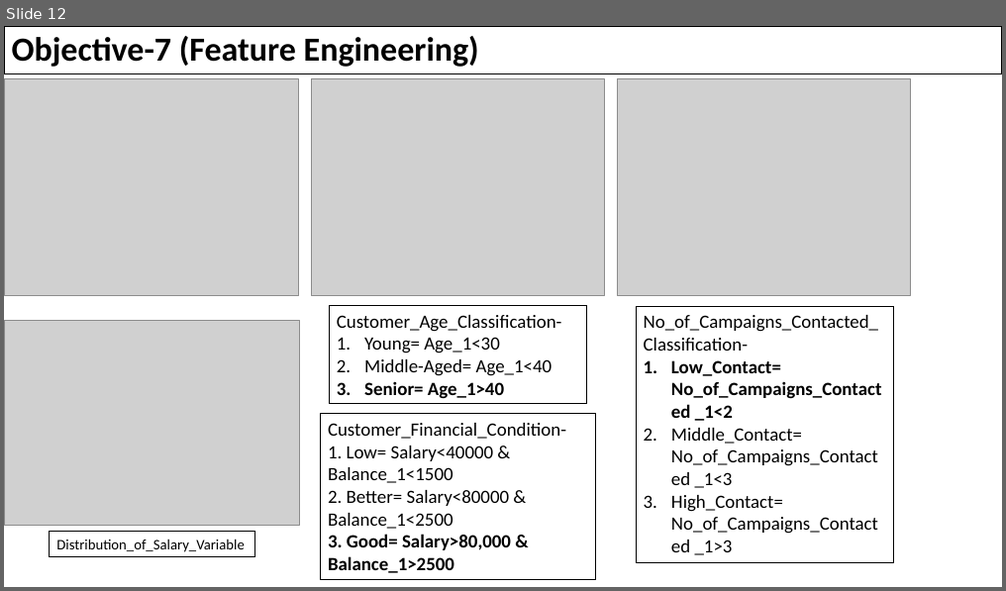
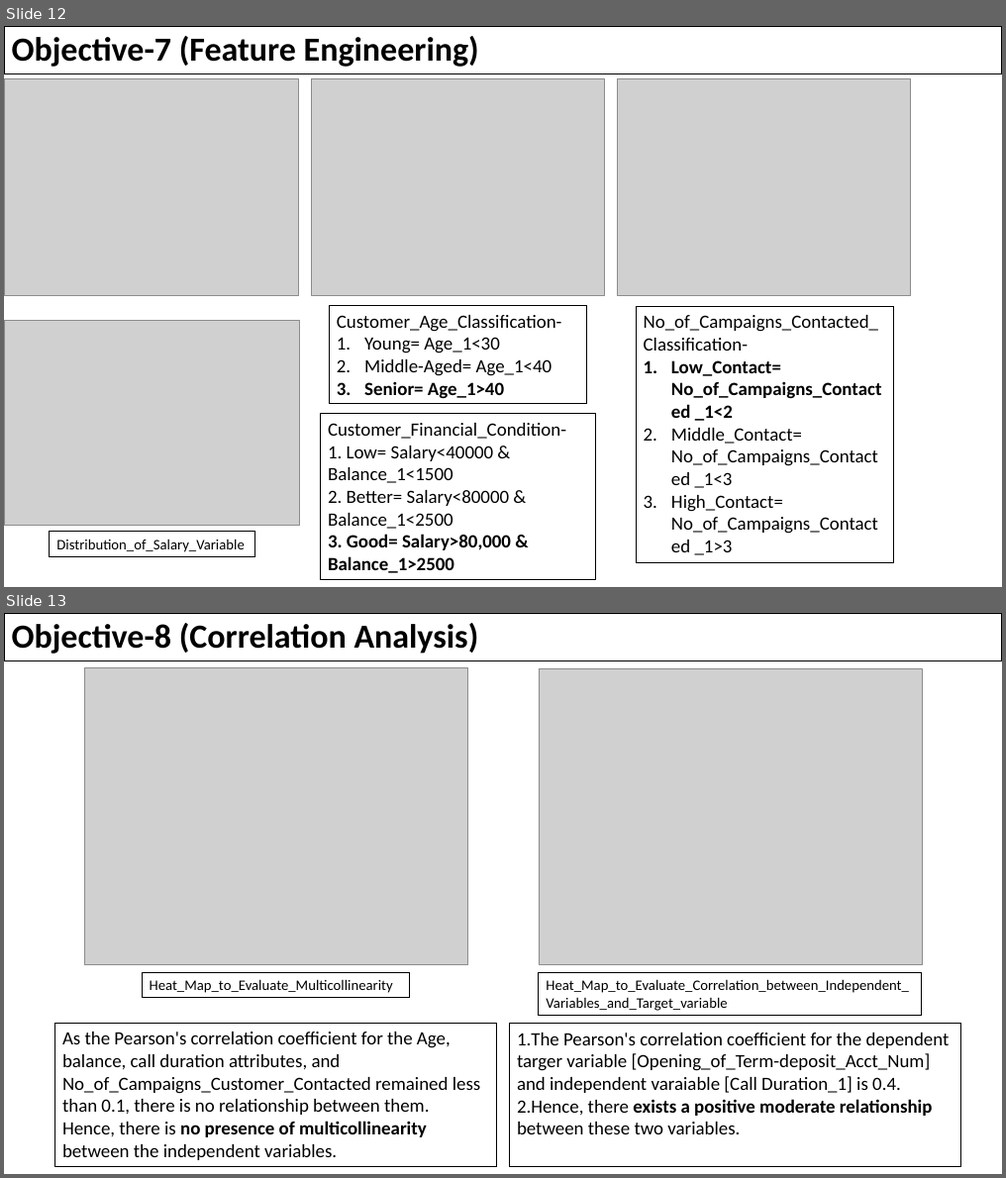
Before and after one commit to Aniruddhakhedkar/EDA_to_Evaluate_Bank_Telemarketing_Campaign_for_Revenue_Enhancement, a slide deck: Insights_and_Recommendations_File.pptx. Shown one above the other, each under a label of ours: slide 12 before the commit, slides 12 and 13 after it. The pictures are 1006x591 and 1006x1178 pixels, drawn with LibreOffice and Linux fonts; fonts in the diff are those of the drawing; grey boxes stand for pictures. Boxes give left, top, right and bottom in pixels: in the first picture for what was removed or moved away, otherwise in the second. Text is boxed around its words. In the diff, an @@ line names an element or a change of style, - is before the commit and + after.

```diff
--- a/Insights_and_Recommendations_File.pptx
+++ b/Insights_and_Recommendations_File.pptx
@@ slide 13 added at <box>4,613,1002,1174</box>, background #FFFFFF @@
@@ title added at <box>4,613,1002,661</box>, outline #000000 0.75 pt, 32.4 pt, text #000000, bold @@
+Objective-8 (Correlation Analysis)
@@ picture added at <box>84,668,467,965</box> @@
@@ picture added at <box>539,668,922,965</box> @@
@@ rectangle added at <box>142,972,410,998</box>, outline #000000 0.75 pt, 14 pt, text #000000 @@
+Heat_Map_to_Evaluate_Multicollinearity
@@ rectangle added at <box>539,972,922,1015</box>, outline #000000 0.75 pt, 14 pt, text #000000 @@
+Heat_Map_to_Evaluate_Correlation_between_Independent_Variables_and_Target_variable
@@ rectangle added at <box>54,1023,497,1167</box>, outline #000000 0.75 pt, 18 pt, text #000000 @@
+As the Pearson's correlation coefficient for the Age, balance, call duration attributes, and No_of_Campaigns_Customer_Contacted remained less than 0.1, there is no relationship between them.
+Hence, there is no presence of multicollinearity between the independent variables.
@@ rectangle added at <box>509,1023,960,1167</box>, outline #000000 0.75 pt, 18 pt, text #000000 @@
+1. The Pearson's correlation coefficient for the dependent targer variable [Opening_of_Term-deposit_Acct_Num] and independent varaiable [Call Duration_1] is 0.4.
+2. Hence, there exists a positive moderate relationship between these two variables.
```
